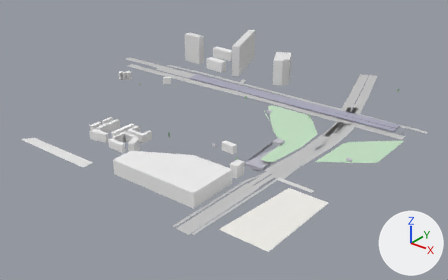
The glTF model white-model-six-districts/chunks/133_96_high.glb as it was, and as the next commit left it.
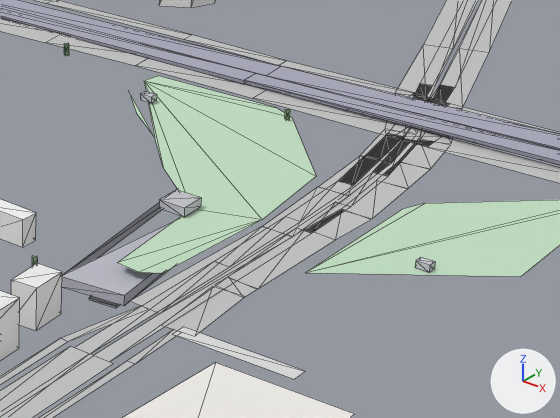
Old and new are each drawn whole from a camera (50 mm lens) standing at (7291.0, 2064.0, 382.0) and looking at (6748.0, 2742.0, -38.0) and again close up on the part from 51% to 87% of the width and 30% to 73% of the height. Lighting does not change. The marker at lower right points along +X, +Y and +Z. The last two pictures show the newer version. The close-ups show mesh edges as thin lines. Vertices at exactly the same position are counted once.
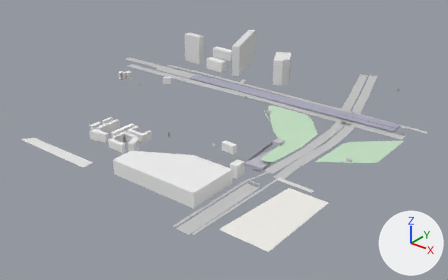
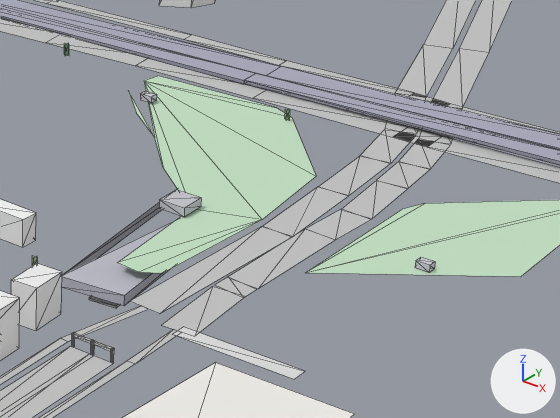
The edits, one by one:
me_mesh_0 is used by ob_mesh_0; location (0.0, 0.0, 0.0).
me_mesh_0 had 668 vertices, 603 faces and spanned x 6430.0..7015.0, y 2473.0..3044.0, z -13.0..57.0.
me_mesh_0 now has 656 vertices, 633 faces and spans x 6430.0..7015.0, y 2473.0..3044.0, z -13.0..57.0.
me_mesh_0 part 1: the loose piece of 8 vertices spanning x 6871.0..6882.0, y 2600.0..2616.0, z 2.0..20.0 is copied, and the copy is scaled about its middle by (-0.771, -0.0626, 0.0578), then moved by (27.0, -9.0, -4.0); it spans x 6900.0..6908.0, y 2599.0..2600.0, z 7.0..8.0.
me_mesh_0 part 2: the loose piece of 8 vertices spanning x 6871.0..6882.0, y 2600.0..2616.0, z 2.0..20.0 is copied, and the copy is scaled about its middle by (-0.771, -0.0627, 0.0578), then moved by (36.0, -9.0, -4.0); it spans x 6908.0..6917.0, y 2599.0..2600.0, z 7.0..8.0.
me_mesh_0 part 3: 13 loose pieces with 52 vertices, spanning x 6833.0..6920.0, y 2684.0..3044.0, z 3.0..5.0, are deleted.
Part 4, on me_mesh_0:
5 vertices are removed from x 6903.0..6920.0, y 2599.0..2728.0, z 2.0..3.0.
4 faces are deleted.
1 vertex moves within x 6916.0, y 2599.0, z 2.0.
21 vertices are added at x 6899.0..6917.0, y 2599.0..2600.0, z 2.0..8.0.
30 new faces join them.
Other edits to the shape of me_mesh_0 do not show in these pictures.

What differs and where, as boxes [x1, y1, x2, y2] in the close-ups (560 x 418 px):
part 1 of me_mesh_0, added: after [72, 333, 92, 344]
part 2 of me_mesh_0, added: after [93, 340, 112, 352]
part 3 of me_mesh_0, deleted: before [214, 0, 496, 267]
part 4 of me_mesh_0, cut back: before [74, 230, 303, 362]; after [72, 332, 114, 363]
